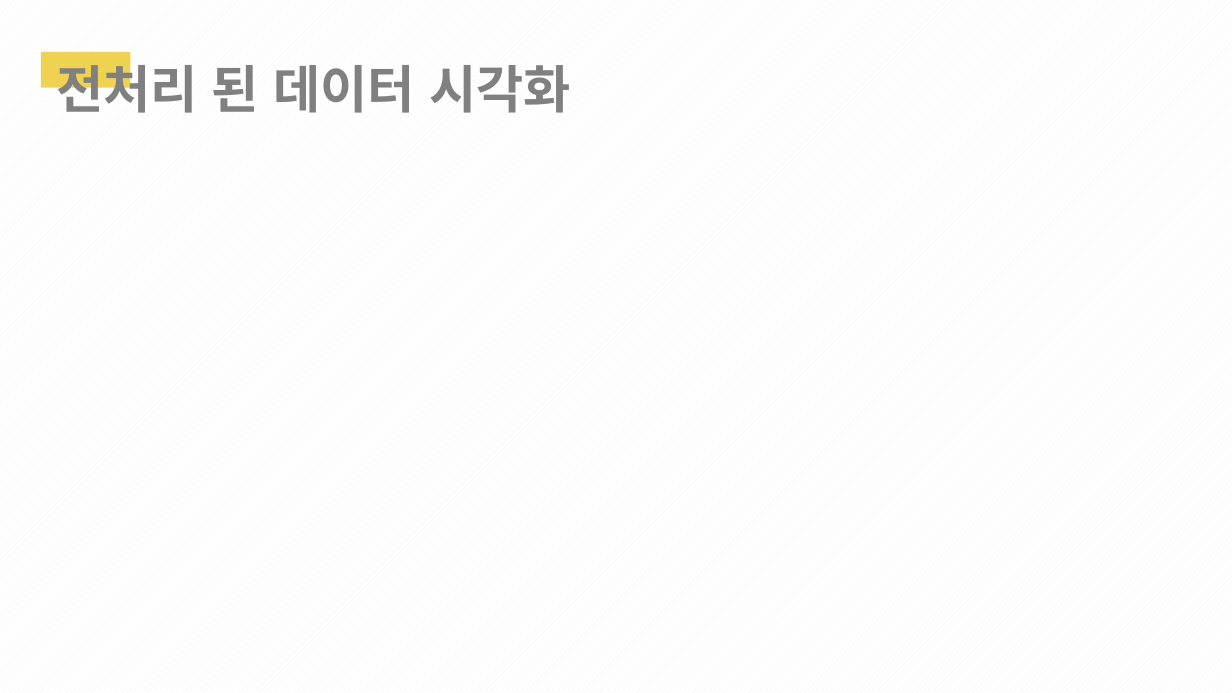
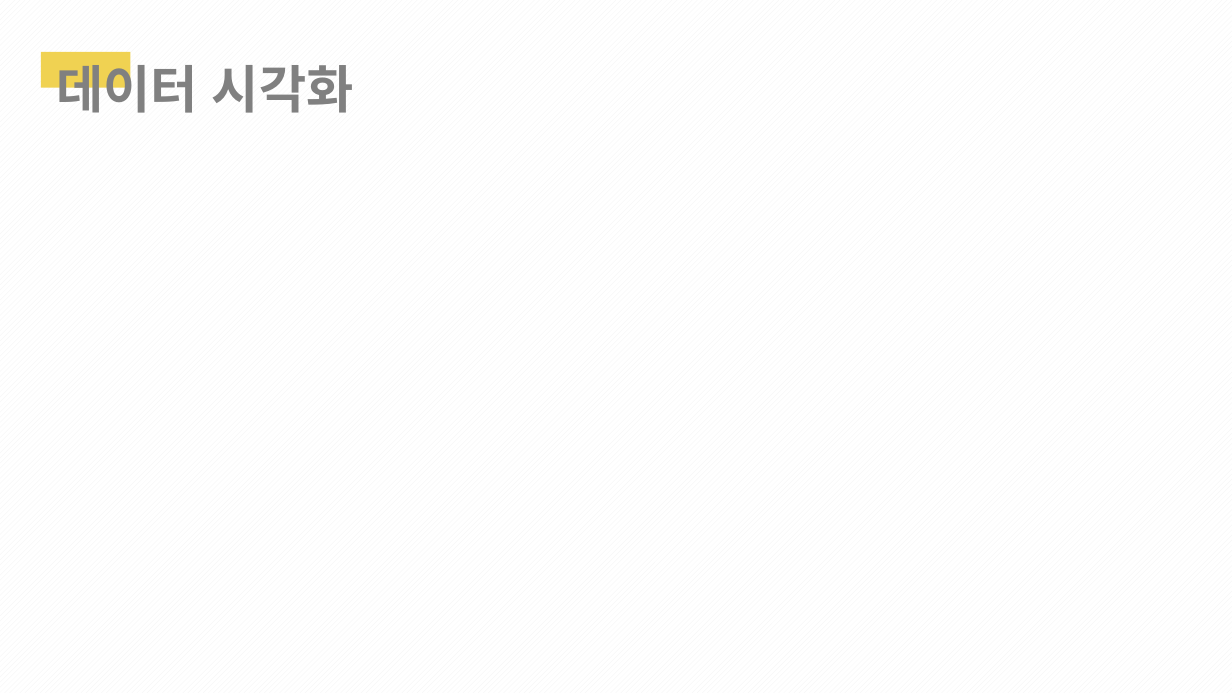
Before and after one commit to 1team-CapstonDesign1/weekly_Report, a slide deck: slide 18 of Week_11/1조_11주차_cd_발표PPT.pptx. Drawn at 1232x693 pixels with LibreOffice and Linux fonts; fonts in the diff are those of the drawing. Boxes give left, top, right and bottom in pixels: in the first picture for what was removed or moved away, otherwise in the second. Text is boxed around its words. In the diff, an @@ line names an element or a change of style, - is before the commit and + after.

```diff
--- a/Week_11/1조_11주차_cd_발표PPT.pptx
+++ b/Week_11/1조_11주차_cd_발표PPT.pptx
@@ text at (x1=56, y1=56, x2=354, y2=113): text changed @@
-전처리 된 데이터 시각화
+데이터 시각화
```
Also in this commit, not shown: 21 other slides changed, 3 slides added, 1 slide removed.
